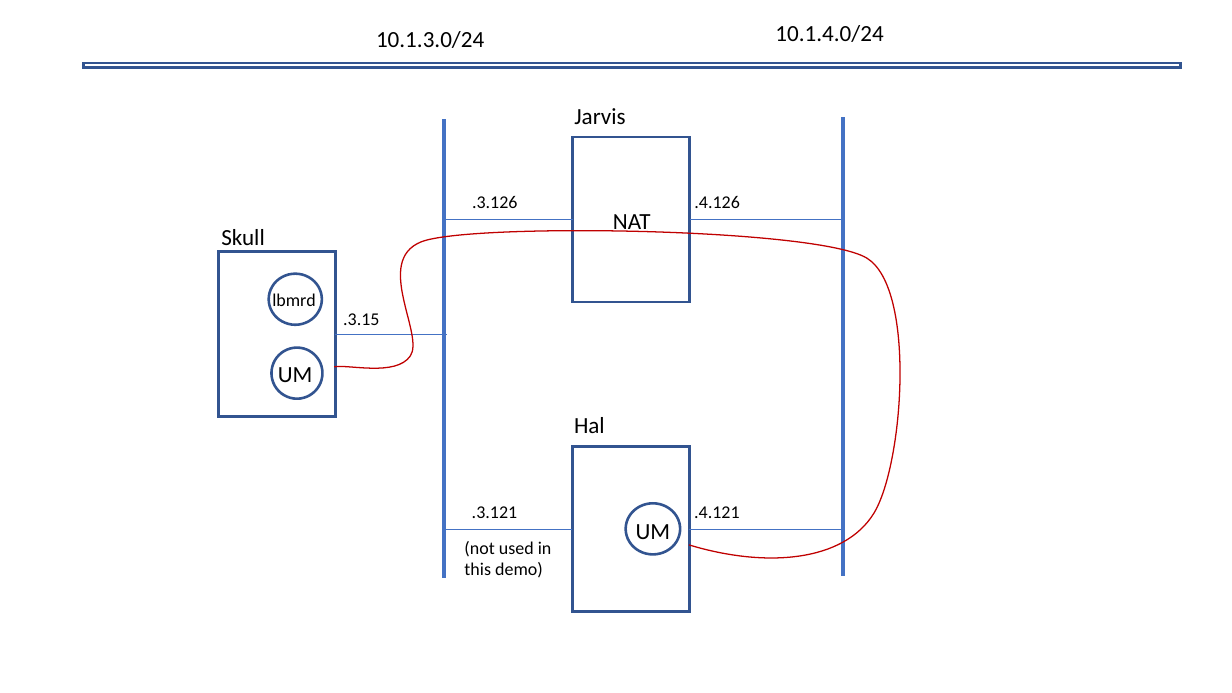
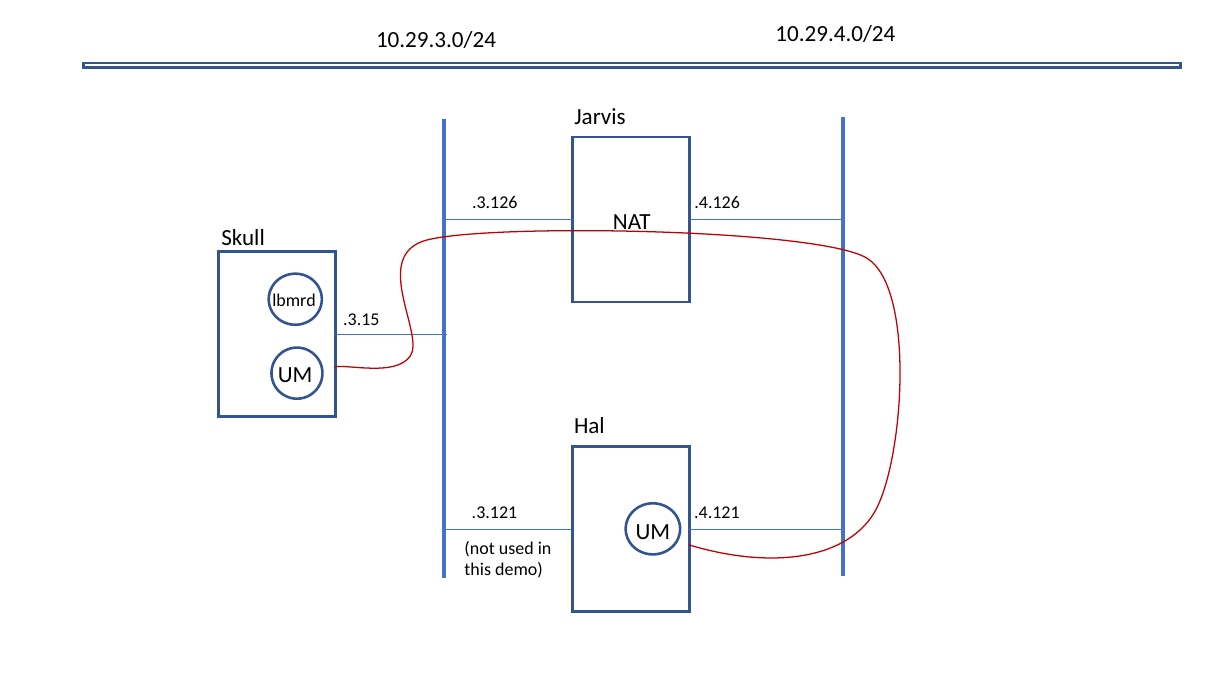
Before and after one commit to UltraMessaging/ultramessaging.github.io, a slide deck: slide 1 of nat1.pptx. Drawn at 1232x693 pixels with LibreOffice and Linux fonts; fonts in the diff are those of the drawing. Boxes give left, top, right and bottom in pixels: in the first picture for what was removed or moved away, otherwise in the second. Text is boxed around its words. In the diff, an @@ line names an element or a change of style, - is before the commit and + after.

```diff
--- a/nat1.pptx
+++ b/nat1.pptx
@@ text at (775, 25, 895, 42): text changed @@
-10.1.4.0/24
+10.29.4.0/24
@@ text at (376, 31, 496, 48): text changed @@
-10.1.3.0/24
+10.29.3.0/24
```
Also in this commit, not shown: 1 other file.
